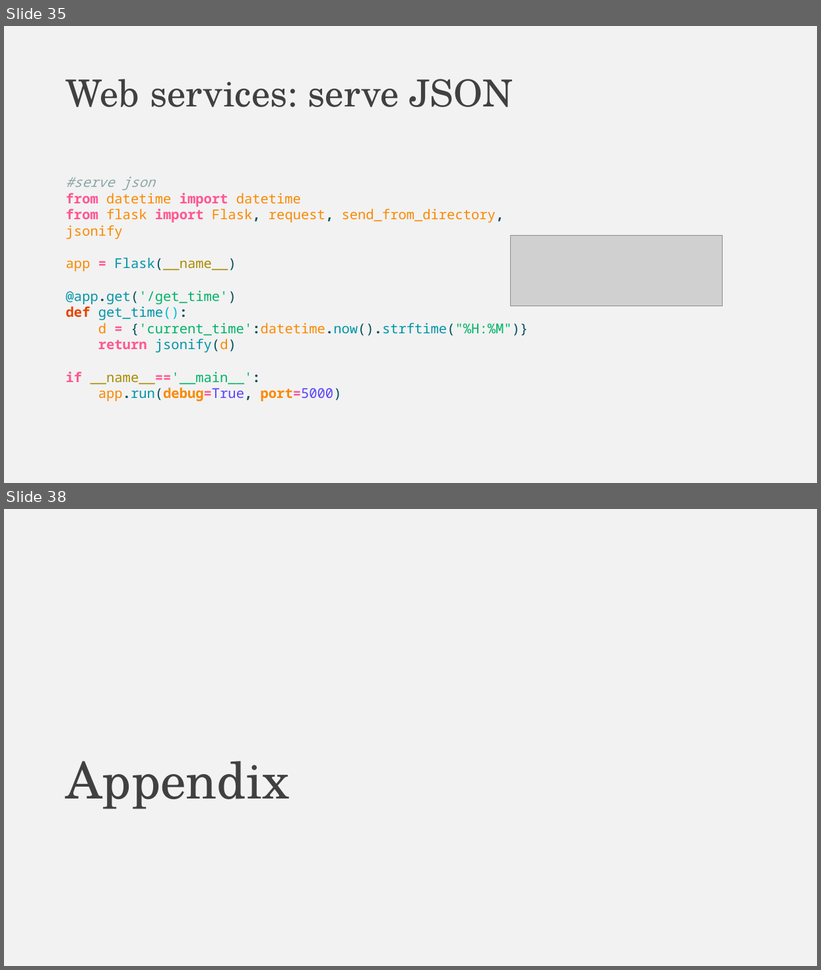
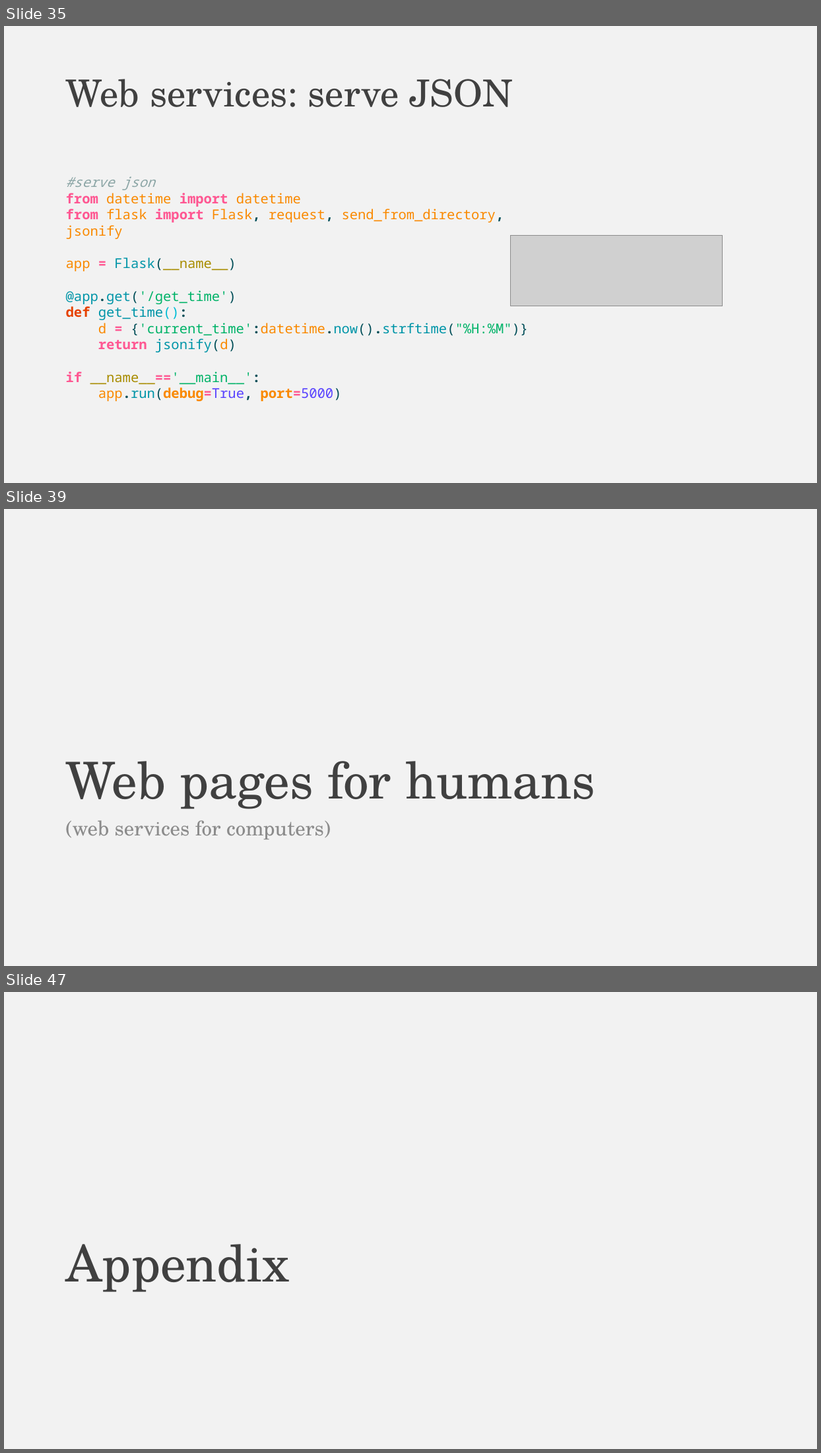
Before and after one commit to falconair/ProgrammingForAnalytics, a slide deck: lectures/075_web_under_the_hood/The web, under the hood.pptx. Shown one above the other, each under a label of ours: slides 35 and 38 before the commit, slides 35, 39 and 47 after it; the slides between them are not shown. The pictures are 821x970 and 821x1453 pixels, drawn with LibreOffice and Linux fonts; fonts in the diff are those of the drawing; grey boxes stand for pictures. Boxes give left, top, right and bottom in pixels: in the first picture for what was removed or moved away, otherwise in the second. Text is boxed around its words. In the diff, an @@ line names an element or a change of style, - is before the commit and + after.

```diff
--- a/lectures/075_web_under_the_hood/The web, under the hood.pptx
+++ b/lectures/075_web_under_the_hood/The web, under the hood.pptx
@@ slide 39 added at bbox=[4, 509, 817, 966], background #F2F2F2 @@
@@ title added at bbox=[65, 761, 595, 809], 60 pt, text #404040 @@
+Web pages for humans
@@ text added at bbox=[65, 821, 331, 840], 24 pt, text #8C8C8C @@
+(web services for computers)
@@ what was slide 38 is now slide 47 @@
```
Also in this commit, not shown: 2 slides changed, 8 other slides added, 6 other files.
